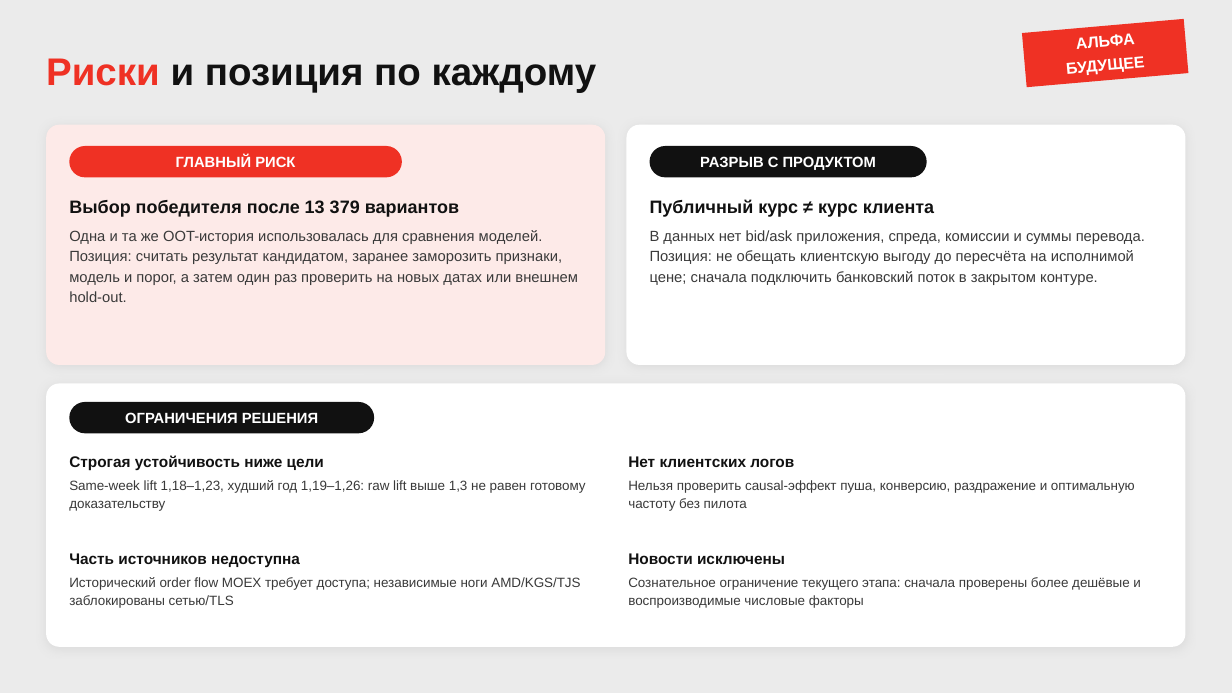
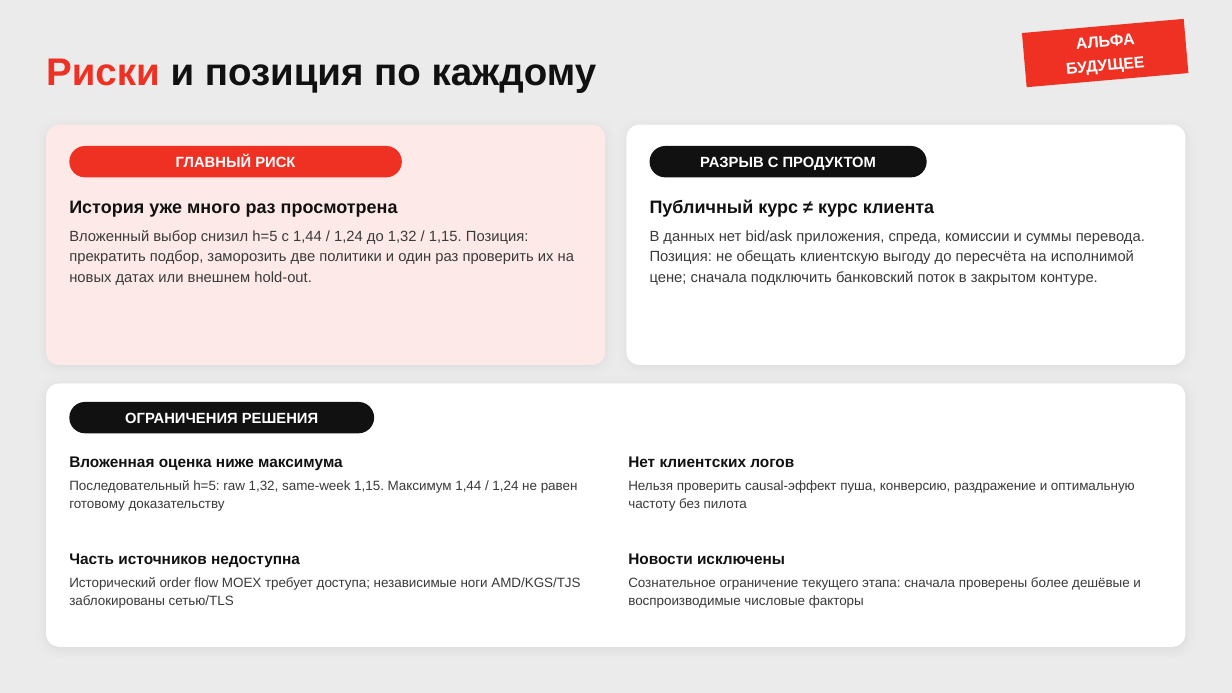
Before and after one commit to ne-olya/fx-pulse, a slide deck: slide 10 of docs/presentation/fx-pulse-interim.pptx. Drawn at 1232x693 pixels with LibreOffice and Linux fonts; fonts in the diff are those of the drawing. Boxes give left, top, right and bottom in pixels: in the first picture for what was removed or moved away, otherwise in the second. Text is boxed around its words. In the diff, an @@ line names an element or a change of style, - is before the commit and + after.

```diff
--- a/docs/presentation/fx-pulse-interim.pptx
+++ b/docs/presentation/fx-pulse-interim.pptx
@@ text at bbox=[69, 200, 398, 217]: text changed @@
-Выбор победителя после 13 379 вариантов
+История уже много раз просмотрена
@@ text at bbox=[69, 230, 574, 285]: text changed @@
-Одна и та же OOT-история использовалась для сравнения моделей. Позиция: считать результат кандидатом, заранее заморозить признаки, модель и порог, а затем один раз проверить на новых датах или внешнем hold-out.
+Вложенный выбор снизил h=5 с 1,44 / 1,24 до 1,32 / 1,15. Позиция: прекратить подбор, заморозить две политики и один раз проверить их на новых датах или внешнем hold-out.
@@ text at bbox=[69, 456, 343, 470]: text changed @@
-Строгая устойчивость ниже цели
+Вложенная оценка ниже максимума
@@ text at bbox=[69, 480, 578, 511]: text changed @@
-Same-week lift 1,18–1,23, худший год 1,19–1,26: raw lift выше 1,3 не равен готовому доказательству
+Последовательный h=5: raw 1,32, same-week 1,15. Максимум 1,44 / 1,24 не равен готовому доказательству
```
Also in this commit, not shown: 6 other slides changed, 15 other files.
